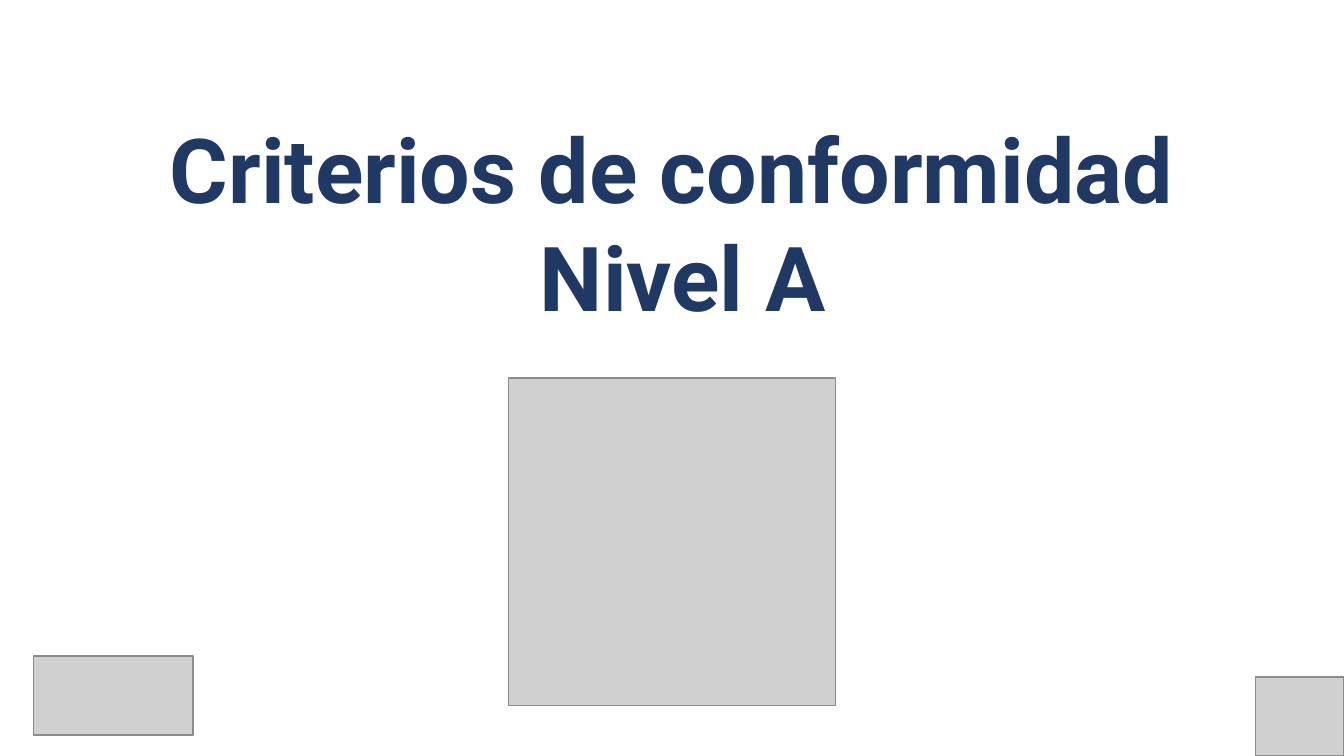
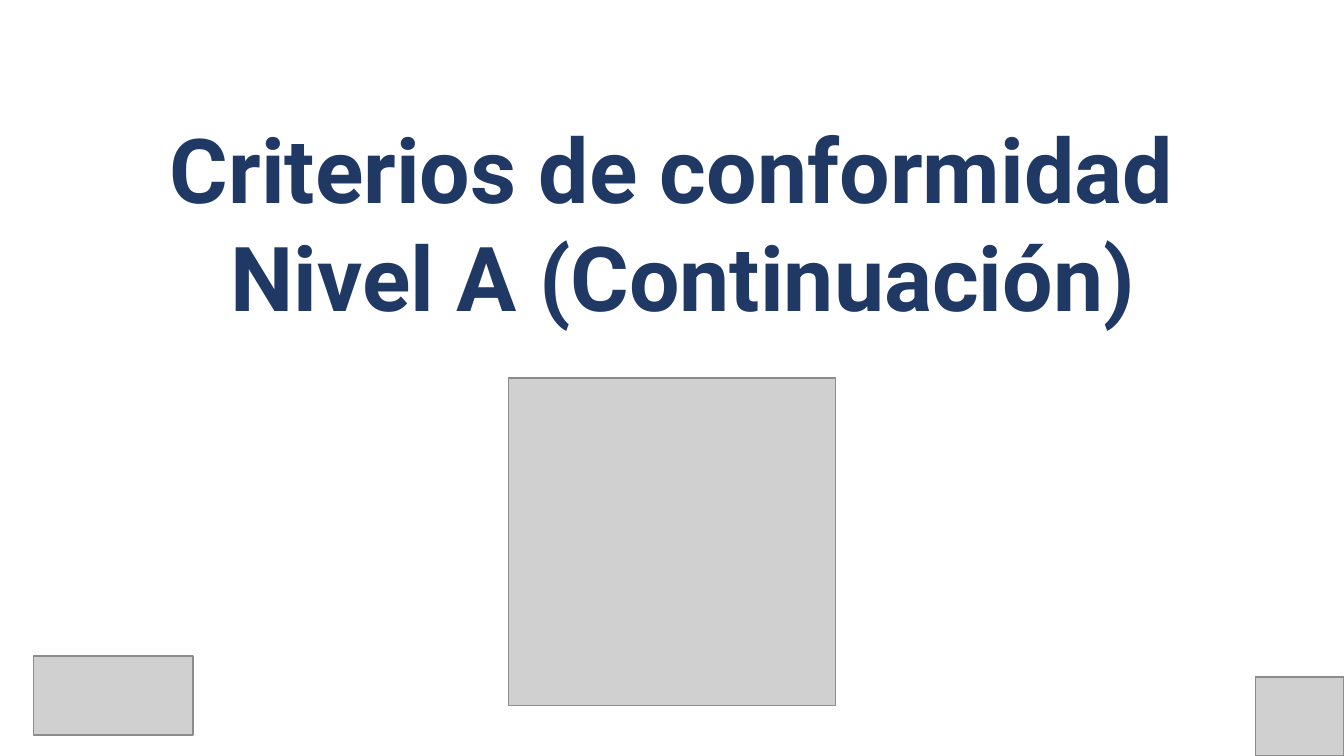
Before and after one commit to conaipd/accesibilidad, a slide deck: slide 9 of NTS - Accesibilidad Web - P2 - SEPTIEMBRE 2024.pptx (slide 3 before the commit). Drawn at 1344x756 pixels with LibreOffice and Linux fonts; fonts in the diff are those of the drawing; grey boxes stand for pictures. Boxes give left, top, right and bottom in pixels: in the first picture for what was removed or moved away, otherwise in the second. Text is boxed around its words. In the diff, an @@ line names an element or a change of style, - is before the commit and + after.

```diff
--- a/NTS - Accesibilidad Web - P2 - SEPTIEMBRE 2024.pptx
+++ b/NTS - Accesibilidad Web - P2 - SEPTIEMBRE 2024.pptx
@@ title at (230,240,1135,331): text changed @@
-Nivel A
+Nivel A (Continuación)
```
Also in this commit, not shown: 6 slides added.
